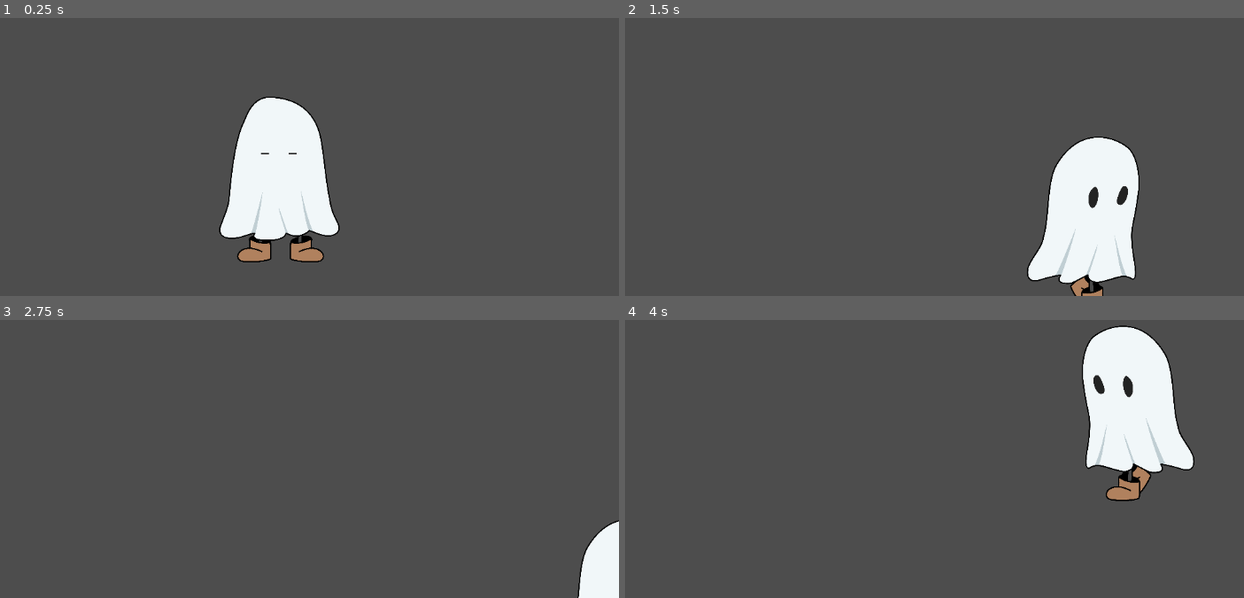
Above: before the commit, frames 1-4 (two rows, left to right).
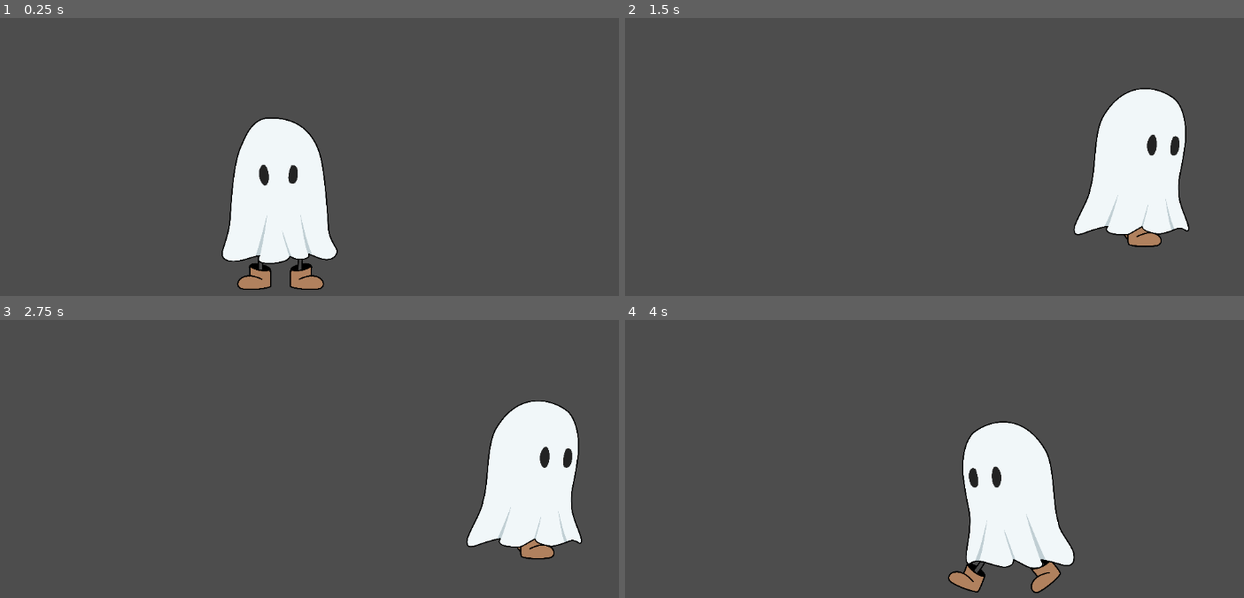
Above: after the commit, the same moments.

Repository: gerlyntan07/Light-Shop_Game
Game: Godot game, scene res://player.tscn
The game is run twice, just before and just after one commit, with the same random seed, the same clock (stepped at 60 frames per second) and the same inputs.
Inputs:
- Up to frame 1 (0.25 s): no input
- Up to frame 2 (1.5 s): hold Right (move_right) 0.53-1.28 s; tap Space (jump, bound only after the commit) at 0.6, 0.77, 1.07, 1.35 s; hold Down (move_down) from 1.28 s (still down)
- Up to frame 3 (2.75 s): tap Space (jump, bound only after the commit) at 1.52, 1.82, 2.1 s; release Down (move_down) at 2.03 s; hold Right (move_right) from 2.03 s (still down)
- Up to frame 4 (4 s): release Right (move_right) at 2.78 s; hold Up (move_up) 2.78-3.53 s; tap Space (jump, bound only after the commit) at 2.85, 3.02, 3.32, 3.6, 3.77 s; hold Left (move_left) from 3.53 s (still down)

The runs differ from the first frame. In frame 1, 4.5% of the frame differs, in the area x 35-55%, y 28-98%; in frame 2, 10%; in frame 3, 9.0%; in frame 4, 16%, in the area x 52-92%, y 1-99%.

Commit message:
Add jump sprites and script, and edit walk sprites

Diff:
--- a/light-shop/player.gd
+++ b/light-shop/player.gd
@@ -1,35 +1,63 @@
 extends Area2D
 
-@export var SPEED = 400
+@export var SPEED = 500
+@export var JUMP_FORCE = 600
+@export var GRAVITY = 1200
+@export var MARGIN = 150  # Added margin for screen boundaries
+
+var velocity = Vector2.ZERO
 var screen_size
+var is_jumping = false
 
 func _ready():
 	screen_size = get_viewport_rect().size
 
 func _process(delta):
-	var velocity = Vector2.ZERO
+	# Apply gravity
+	if is_jumping:
+		velocity.y += GRAVITY * delta
+
+	# Handle movement
+	var input_vector = Vector2.ZERO
 	if Input.is_action_pressed("move_right"):
-		velocity.x += 1
+		input_vector.x += 1
 	if Input.is_action_pressed("move_left"):
-		velocity.x -= 1
-	if Input.is_action_pressed("move_up"):
-		velocity.y -= 1
-	if Input.is_action_pressed("move_down"):
-		velocity.y += 1
+		input_vector.x -= 1
 
-	if velocity.length() > 0:
-		velocity = velocity.normalized() * SPEED
-		$AnimatedSprite2D.play()
+	# Normalize movement to prevent faster diagonal movement
+	if input_vector.length() > 0:
+		input_vector = input_vector.normalized() * SPEED
+
+	# Apply jump
+	if Input.is_action_just_pressed("jump") and not is_jumping:
+		velocity.y = -JUMP_FORCE
+		is_jumping = true
+
+	# Update velocity
+	velocity.x = input_vector.x
+	position += velocity * delta
+
+	# Check if player is at the bottom of the screen (ground simulation)
+	if position.y >= screen_size.y - MARGIN:
+		is_jumping = false
+		position.y = screen_size.y - MARGIN  # Keep the player above the "ground"
+
+	# Clamp position to stay inside screen with margin
+	position.x = clamp(position.x, MARGIN, screen_size.x - MARGIN)
+	position.y = clamp(position.y, MARGIN, screen_size.y - MARGIN)
+
+	# Handle animations
+	if is_jumping:
+		# Jump animation should have the highest priority
+		if $AnimatedSprite2D.animation != "jump":
+			$AnimatedSprite2D.play("jump")
+			$AnimatedSprite2D.flip_h = velocity.x < 0
+	elif velocity.x != 0:
+		# Only play walk if not jumping
+		if $AnimatedSprite2D.animation != "walk":
+			$AnimatedSprite2D.play("walk")
+		$AnimatedSprite2D.flip_h = velocity.x < 0
 	else:
-		$AnimatedSprite2D.play("idle")
-
-	position += velocity * delta
-	position = position.clamp(Vector2.ZERO, screen_size)
-
-	if velocity.x != 0:
-		$AnimatedSprite2D.animation = "walk"
-		$AnimatedSprite2D.flip_v = false
-		$AnimatedSprite2D.flip_h = velocity.x < 0
-	elif velocity.y != 0:
-		$AnimatedSprite2D.animation = "walk"
-		$AnimatedSprite2D.flip_v = velocity.x > 0
+		# Idle when not jumping or moving
+		if $AnimatedSprite2D.animation != "idle":
+			$AnimatedSprite2D.play("idle")
--- a/light-shop/player.tscn
+++ b/light-shop/player.tscn
@@ -1,11 +1,15 @@
-[gd_scene load_steps=9 format=3 uid="uid://c2evpsjqyhkif"]
+[gd_scene load_steps=13 format=3 uid="uid://c2evpsjqyhkif"]
 
 [ext_resource type="Texture2D" uid="uid://d1d23smrdktn2" path="res://light shop assets/idle-eyes-opened.png" id="1_4h3ss"]
 [ext_resource type="Script" path="res://player.gd" id="1_m1bqu"]
 [ext_resource type="Texture2D" uid="uid://b3dcudte8blng" path="res://light shop assets/idle-eyes-closed.png" id="3_65xuh"]
-[ext_resource type="Texture2D" uid="uid://ga5o8nc1x6qf" path="res://light shop assets/walk1.png" id="3_jp0db"]
-[ext_resource type="Texture2D" uid="uid://bc33qvd2jaln1" path="res://light shop assets/walk2.png" id="4_0fefl"]
-[ext_resource type="Texture2D" uid="uid://cva8mas12vadu" path="res://light shop assets/walk3.png" id="5_1phur"]
+[ext_resource type="Texture2D" uid="uid://d2crxnnf5k4dc" path="res://light shop assets/walk1.png" id="3_jp0db"]
+[ext_resource type="Texture2D" uid="uid://c71xfucavll2v" path="res://light shop assets/walk2.png" id="4_0fefl"]
+[ext_resource type="Texture2D" uid="uid://bongvbhlfnfjc" path="res://light shop assets/jump1.png" id="4_jr7ob"]
+[ext_resource type="Texture2D" uid="uid://0qh7o2gmljur" path="res://light shop assets/walk3.png" id="5_1phur"]
+[ext_resource type="Texture2D" uid="uid://ckh8cnqwwj6v8" path="res://light shop assets/jump2.png" id="5_xhayl"]
+[ext_resource type="Texture2D" uid="uid://py01eqvb1kj0" path="res://light shop assets/jump3.png" id="6_38xa6"]
+[ext_resource type="Texture2D" uid="uid://2hjok0srhpnx" path="res://light shop assets/jump4.png" id="7_pqasv"]
 
 [sub_resource type="SpriteFrames" id="SpriteFrames_ss6jg"]
 animations = [{
@@ -19,6 +23,26 @@
 "loop": true,
 "name": &"idle",
 "speed": 3.0
+}, {
+"frames": [{
+"duration": 1.0,
+"texture": ExtResource("4_jr7ob")
+}, {
+"duration": 1.0,
+"texture": ExtResource("5_xhayl")
+}, {
+"duration": 1.0,
+"texture": ExtResource("6_38xa6")
+}, {
+"duration": 1.0,
+"texture": ExtResource("5_xhayl")
+}, {
+"duration": 1.0,
+"texture": ExtResource("7_pqasv")
+}],
+"loop": true,
+"name": &"jump",
+"speed": 6.0
 }, {
 "frames": [{
 "duration": 1.0,
@@ -39,15 +63,15 @@
 size = Vector2(174, 279)
 
 [node name="Player" type="Area2D"]
-position = Vector2(598, 452)
+position = Vector2(598, 497)
 script = ExtResource("1_m1bqu")
 metadata/_edit_group_ = true
 
 [node name="AnimatedSprite2D" type="AnimatedSprite2D" parent="."]
 scale = Vector2(0.15, 0.15)
 sprite_frames = SubResource("SpriteFrames_ss6jg")
-animation = &"idle"
-frame_progress = 0.896705
+animation = &"jump"
+frame_progress = 0.783749
 
 [node name="CollisionShape2D" type="CollisionShape2D" parent="."]
 position = Vector2(1, 0.5)
--- a/light-shop/project.godot
+++ b/light-shop/project.godot
@@ -37,3 +37,8 @@
 "events": [Object(InputEventKey,"resource_local_to_scene":false,"resource_name":"","device":0,"window_id":0,"alt_presse …(194 unchanged characters)…
 ]
 }
+jump={
+"deadzone": 0.5,
+"events": [Object(InputEventKey,"resource_local_to_scene":false,"resource_name":"","device":0,"window_id":0,"alt_pressed":false,"shift_pressed":false,"ctrl_pressed":false,"meta_pressed":false,"pressed":false,"keycode":0,"physical_keycode":32,"key_label":0,"unicode":0,"location":0,"echo":false,"script":null)
+]
+}
Binary file added: light-shop/light shop assets/jump1.png
Not shown, added: light-shop/light shop assets/jump1.png.import
Binary file added: light-shop/light shop assets/jump2.png
Not shown, added: light-shop/light shop assets/jump2.png.import
Binary file added: light-shop/light shop assets/jump3.png
Not shown, added: light-shop/light shop assets/jump3.png.import
Binary file added: light-shop/light shop assets/jump4.png
Not shown, added: light-shop/light shop assets/jump4.png.import
Binary file changed: light-shop/light shop assets/walk1.png
Not shown, changed: light-shop/light shop assets/walk1.png.import
Binary file changed: light-shop/light shop assets/walk2.png
Not shown, changed: light-shop/light shop assets/walk2.png.import
(and 9 more such lines)
